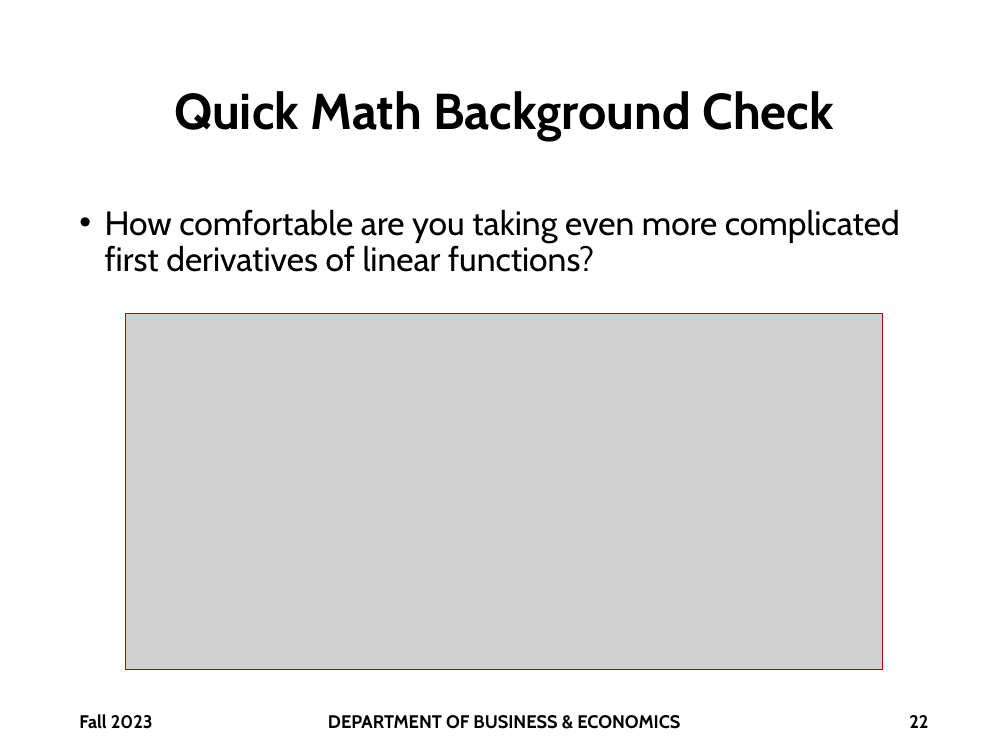
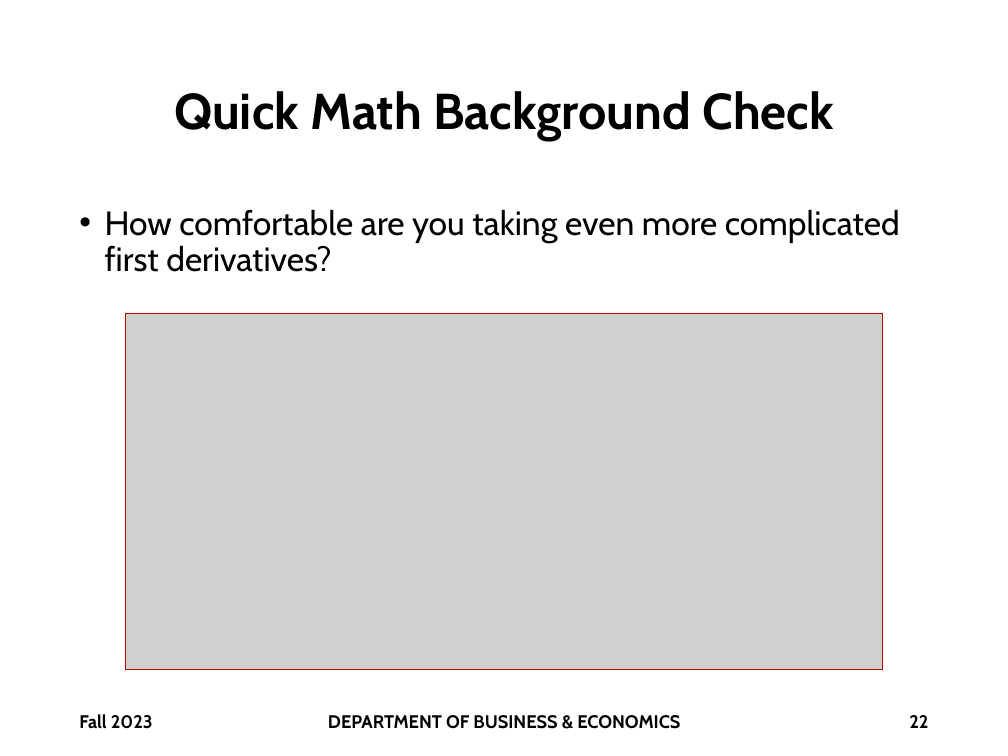
Before and after one commit to brianhwpark/brianhwpark.github.io, a slide deck: slide 22 of files/ppt/monmouthcollege-econ-300/ECON300-LEC01.pptx. Drawn at 1008x756 pixels with LibreOffice and Linux fonts; fonts in the diff are those of the drawing; grey boxes stand for pictures; background and template pictures are left out. Boxes give left, top, right and bottom in pixels: in the first picture for what was removed or moved away, otherwise in the second. Text is boxed around its words. In the diff, an @@ line names an element or a change of style, - is before the commit and + after.

```diff
--- a/files/ppt/monmouthcollege-econ-300/ECON300-LEC01.pptx
+++ b/files/ppt/monmouthcollege-econ-300/ECON300-LEC01.pptx
@@ text at (105, 209, 900, 272): text changed @@
-• How comfortable are you taking even more complicated first derivatives of linear functions?
+• How comfortable are you taking even more complicated first derivatives?
```
Also in this commit, not shown: 10 other slides changed, 3 other files.
